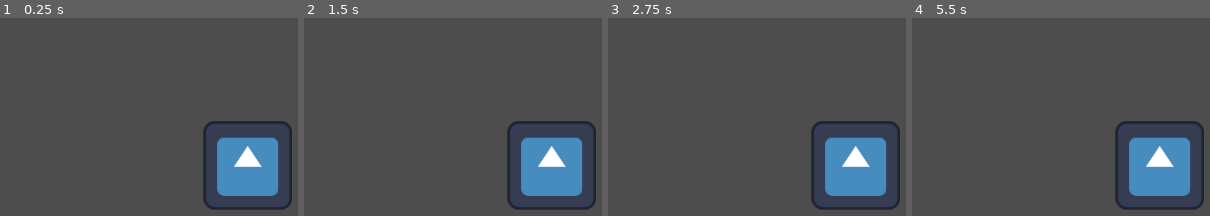
Above: before the commit, frames 1-4 (left to right).
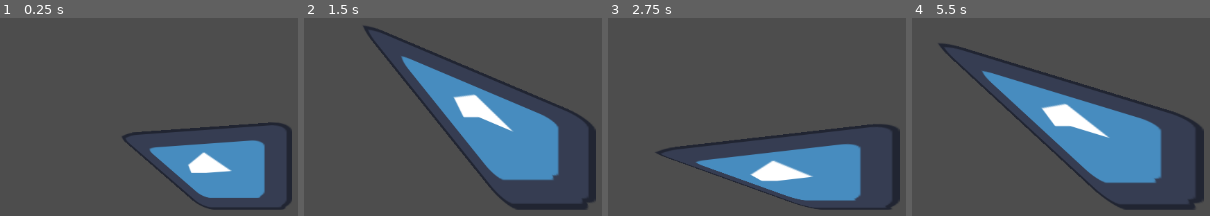
Above: after the commit, the same moments.

Repository: hipml/shaders
Game: Godot game, scene res://scenes/shaders.tscn
Two runs of this game, one before a commit and one after it. Both use one fixed random seed, a clock stepped at 60 frames per second and the inputs below. The engine's default icon, where the game draws it, is replaced by a stand-in: a white triangle on a blue panel in a dark square.
Inputs (mouse positions are in pixels of both pictures, inside the frame that each line leads up to):
- Up to frame 1 (0.25 s): no input
- Up to frame 2 (1.5 s): tap Enter at 0.5 s; move the mouse to (outside the picture) at 0.52 s; tap J at 0.6 s; click (outside the picture) at 0.67 s; drag from (384, 200) to (outside the picture) at 1.27 s
- Up to frame 3 (2.75 s): move the mouse to (outside the picture) at 2.02 s; hold Enter from 2.03 s (still down); click (outside the picture) at 2.17 s
- Up to frame 4 (5.5 s): release Enter at 2.75 s; drag from (outside the picture) to (914, 111) at 2.77 s; move the mouse to (outside the picture) at 3.52 s; hold Ctrl 3.53-4.25 s; click (outside the picture) at 3.67 s; drag from (914, 111) to (1034, 65) at 4.27 s; move the mouse to (1192, 178) at 5.02 s; tap J at 5.1 s; click (1192, 178) at 5.17 s

The runs differ from the first frame. In frame 1, 8.5% of the frame differs, in the area x 40-98%, y 52-96%; in frame 2, 20%; in frame 3, 14%; in frame 4, 20%, in the area x 9-98%, y 12-97%.

Commit message:
wrong godot-vim before, i had the bad one lol. sin and cosine experiments with 2d vertex shaders

Diff:
--- a/project.godot
+++ b/project.godot
@@ -17,4 +17,4 @@
 
 [editor_plugins]
 
-enabled=PackedStringArray("res://addons/godot_vim/plugin.cfg")
+enabled=PackedStringArray("res://addons/godot-vim/plugin.cfg")
--- a/scenes/shaders.tscn
+++ b/scenes/shaders.tscn
@@ -1,12 +1,14 @@
-[gd_scene load_steps=4 format=3 uid="uid://b6oa63slcmnmv"]
+[gd_scene load_steps=5 format=3 uid="uid://b6oa63slcmnmv"]
 
 [ext_resource type="Shader" path="res://shaders/mfs.gdshader" id="1_43o44"]
+[ext_resource type="Script" path="res://scripts/shaders.gd" id="1_chpa4"]
 [ext_resource type="Texture2D" uid="uid://b7rqfa05aj7c8" path="res://icon.svg" id="1_m28ia"]
 
 [sub_resource type="ShaderMaterial" id="ShaderMaterial_6nxmm"]
 shader = ExtResource("1_43o44")
 
 [node name="Shaders" type="Node2D"]
+script = ExtResource("1_chpa4")
 
 [node name="Icon" type="Sprite2D" parent="."]
 material = SubResource("ShaderMaterial_6nxmm")
--- /dev/null
+++ b/scripts/shaders.gd
@@ -0,0 +1,6 @@
+extends Node2D
+
+func _process(delta) -> void:
+	var TIME = Time.get_ticks_msec() / 1000.0
+
+	print(str((cos(TIME) + 1.0)/2))
--- a/shaders/mfs.gdshader
+++ b/shaders/mfs.gdshader
@@ -1,14 +1,16 @@
 shader_type canvas_item;
+
+const float speed = 3.0;
 
 void vertex() {
 	// Called for every vertex the material is visible on.
+	if (VERTEX.y < 0.0 && VERTEX.x < 0.0) {
+		vec2 circle = vec2(cos(TIME*speed) * 100.0, sin(TIME*speed) * 100.0);
+		VERTEX += vec2(-200.0, -50.0) + circle;
+	}
+
 }
 
 void fragment() {
 	// Called for every pixel the material is visible on.
 }
-
-//void light() {
-	// Called for every pixel for every light affecting the CanvasItem.
-	// Uncomment to replace the default light processing function with this one.
-//}
Not shown, removed: addons/godot_vim/command_line.gd
Not shown, removed: addons/godot_vim/commands/find.gd
Not shown, removed: addons/godot_vim/commands/goto.gd
Not shown, removed: addons/godot_vim/commands/marks.gd
Not shown, removed: addons/godot_vim/constants.gd
Not shown, removed: addons/godot_vim/cursor.gd
Not shown, removed: addons/godot_vim/dispatcher.gd
Binary file removed: addons/godot_vim/hack_regular.ttf
Not shown, removed: addons/godot_vim/hack_regular.ttf.import
Not shown, removed: addons/godot_vim/plugin.cfg
Not shown, removed: addons/godot_vim/plugin.gd
Not shown, removed: addons/godot_vim/status_bar.gd
(and 1 more such lines)
